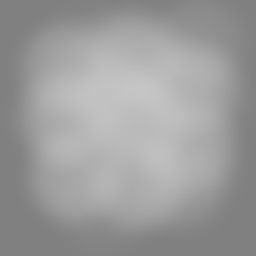
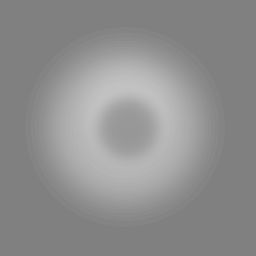
The second 256px x 256px image is a revision of the first. Changes to its layers:
removed layer "Pasted Layer" (was 77%) over bbox(8, 0, 253, 251)
"Background": opacity 100% → 87%, painted on it over bbox(25, 27, 225, 227)
